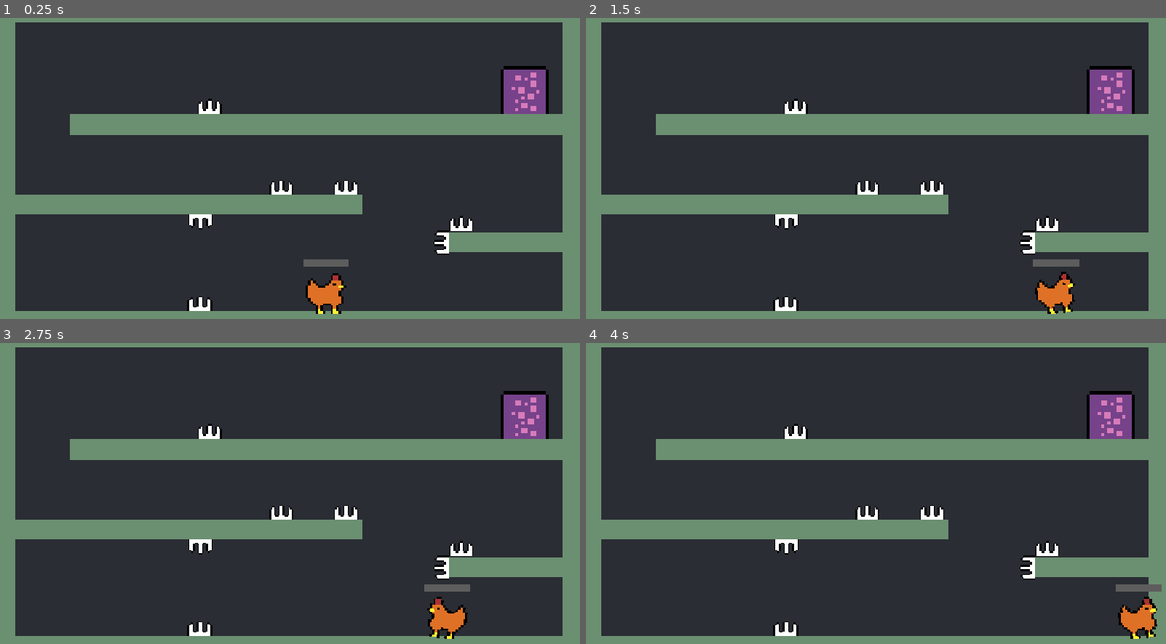
Above: before the commit, frames 1-4 (two rows, left to right).
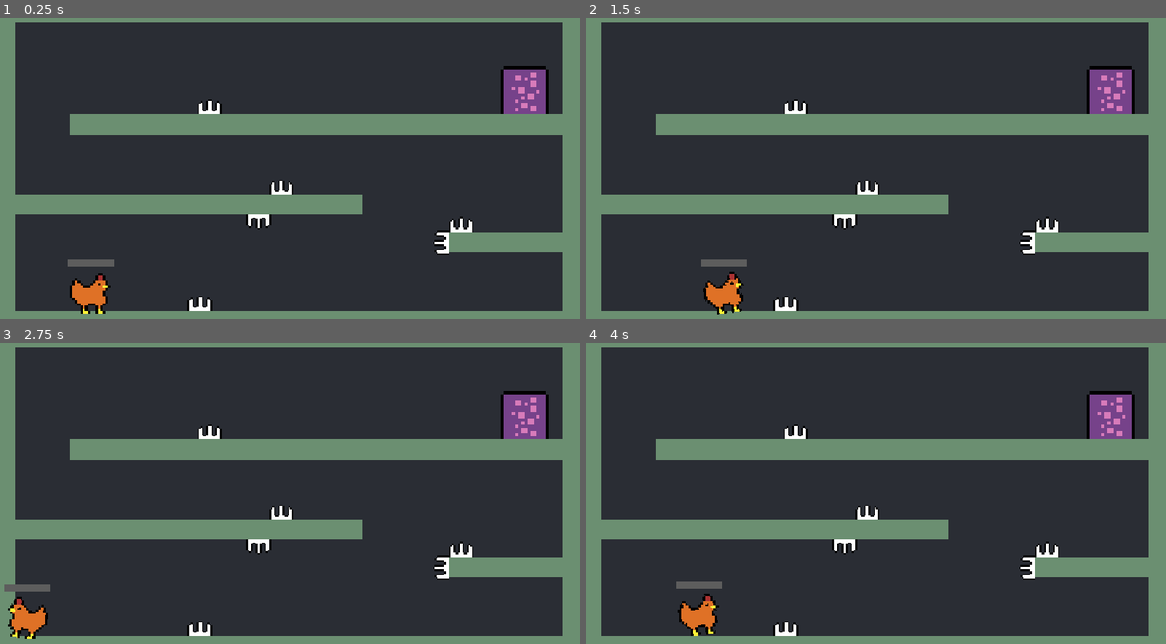
Above: after the commit, the same moments.

Repository: ernet9891/chicky-jump
Game: Godot game, scene res://scenes/levels/levels/level_3.tscn
Two runs of this game, one before a commit and one after it. Both use one fixed random seed, a clock stepped at 60 frames per second and the inputs below. This scene is started directly instead of the project's main scene.
Inputs:
- Up to frame 1 (0.25 s): no input
- Up to frame 2 (1.5 s): tap Enter (enter) at 0.5, 1.35 s; hold Enter (enter) 0.53-1.28 s; hold Right (ui_right) from 0.53 s (still down); tap Keypad Enter (ui_accept) at 0.77 s
- Up to frame 3 (2.75 s): tap Keypad Enter (ui_accept) at 1.52 s; release Right (ui_right) at 2.03 s; hold Left (ui_left) from 2.03 s (still down); hold Enter (enter) from 2.03 s (still down)
- Up to frame 4 (4 s): release Left (ui_left) at 2.78 s; release Enter (enter) at 2.78 s; hold Right (ui_right) from 2.78 s (still down); tap Enter (enter) at 2.85 s; tap Keypad Enter (ui_accept) at 3.02, 3.77 s; hold Enter (enter) from 3.53 s (still down)

The runs differ from the first frame. In frame 1, 2.1% of the frame differs, in the area x 11-82%, y 26-99%; in frame 2, 2.1%; in frame 3, 2.1%; in frame 4, 2.1%, in the area x 15-100%, y 26-99%.

Commit message:
Add files via upload

Diff:
--- a/scenes/levels/levels/level_2.tscn
+++ b/scenes/levels/levels/level_2.tscn
@@ -56,29 +56,29 @@
 current_level = "res://scenes/levels/levels/level_2.tscn"
 
 [node name="Spike6" parent="Spikes" unique_id=1713595215 instance=ExtResource("5_y8f4f")]
-position = Vector2(464, 605)
+position = Vector2(464, 603)
 scale = Vector2(3, 3)
 current_level = "res://scenes/levels/levels/level_2.tscn"
 
 [node name="Spike7" parent="Spikes" unique_id=1118654400 instance=ExtResource("5_y8f4f")]
-position = Vector2(814, 223)
+position = Vector2(814, 226)
 scale = Vector2(3, 3)
 current_level = "res://scenes/levels/levels/level_2.tscn"
 
 [node name="Spike8" parent="Spikes" unique_id=495841014 instance=ExtResource("5_y8f4f")]
-position = Vector2(643, 463)
+position = Vector2(643, 465)
 rotation = 3.1411338
 scale = Vector2(3, 3)
 current_level = "res://scenes/levels/levels/level_2.tscn"
 
 [node name="Spike9" parent="Spikes" unique_id=2052707506 instance=ExtResource("5_y8f4f")]
-position = Vector2(503.99997, 280.00003)
+position = Vector2(503.99997, 279.00003)
 rotation = 3.1411338
 scale = Vector2(3, 3)
 current_level = "res://scenes/levels/levels/level_2.tscn"
 
 [node name="Spike10" parent="Spikes" unique_id=60129422 instance=ExtResource("5_y8f4f")]
-position = Vector2(455, 225)
+position = Vector2(455, 226)
 scale = Vector2(3, 3)
 current_level = "res://scenes/levels/levels/level_2.tscn"
 
--- a/scenes/levels/levels/level_3.tscn
+++ b/scenes/levels/levels/level_3.tscn
@@ -18,7 +18,7 @@
 metadata/_edit_use_anchors_ = true
 
 [node name="Player" parent="." unique_id=231658779 instance=ExtResource("2_8japs")]
-position = Vector2(649, 615)
+position = Vector2(183, 595)
 
 [node name="LevelBlocks" type="Node" parent="." unique_id=1648487680]
 
@@ -53,23 +53,18 @@
 current_level = "res://scenes/levels/levels/level_3.tscn"
 
 [node name="Spike4" parent="Spikes" unique_id=1378823566 instance=ExtResource("4_sbbxg")]
-position = Vector2(419, 213.00003)
+position = Vector2(419, 214.00005)
 scale = Vector2(3, 3)
 current_level = "res://scenes/levels/levels/level_3.tscn"
 
 [node name="Spike5" parent="Spikes" unique_id=1264726899 instance=ExtResource("4_sbbxg")]
-position = Vector2(917, 445.00003)
+position = Vector2(917.00006, 447)
 scale = Vector2(3, 3)
 current_level = "res://scenes/levels/levels/level_3.tscn"
 
 [node name="Spike7" parent="Spikes" unique_id=819378601 instance=ExtResource("4_sbbxg")]
-position = Vector2(400.99994, 424)
+position = Vector2(516, 424)
 rotation = -3.1415927
-scale = Vector2(3, 3)
-current_level = "res://scenes/levels/levels/level_3.tscn"
-
-[node name="Spike2" parent="Spikes" unique_id=1633832086 instance=ExtResource("4_sbbxg")]
-position = Vector2(689, 373)
 scale = Vector2(3, 3)
 current_level = "res://scenes/levels/levels/level_3.tscn"
 
--- a/scenes/levels/levels/level_4.tscn
+++ b/scenes/levels/levels/level_4.tscn
@@ -54,18 +54,18 @@
 [node name="Spike6" parent="Spikes" unique_id=1672809931 instance=ExtResource("4_bykst")]
 position = Vector2(532, 372.00003)
 scale = Vector2(3, 3)
-current_level = "res://scenes/levels/levels/level_2.tscn"
+current_level = "res://scenes/levels/levels/level_4.tscn"
 
 [node name="Spike7" parent="Spikes" unique_id=169141594 instance=ExtResource("4_bykst")]
-position = Vector2(959, 386.00003)
+position = Vector2(957.00006, 409.00003)
 scale = Vector2(3, 3)
-current_level = "res://scenes/levels/levels/level_2.tscn"
+current_level = "res://scenes/levels/levels/level_4.tscn"
 
 [node name="Portal" parent="." unique_id=1564091836 instance=ExtResource("5_5kvo2")]
 position = Vector2(950, 561)
 next_level = "res://scenes/levels/levels/level_5.tscn"
 
 [node name="Spike4" parent="." unique_id=2143662011 instance=ExtResource("4_bykst")]
-position = Vector2(754, 569)
+position = Vector2(731, 603)
 scale = Vector2(3, 3)
 current_level = "res://scenes/levels/levels/level_2.tscn"
--- a/scenes/levels/levels/level_5.tscn
+++ b/scenes/levels/levels/level_5.tscn
@@ -5,10 +5,6 @@
 [ext_resource type="PackedScene" uid="uid://dpbxwfgjvh8jt" path="res://scenes/player/player.tscn" id="3_yhg6e"]
 [ext_resource type="PackedScene" uid="uid://kaa2no4fqeds" path="res://scenes/levels/objects/spike/spike.tscn" id="4_ilch0"]
 [ext_resource type="PackedScene" uid="uid://dai3wq8gglibf" path="res://scenes/levels/objects/portal/portal.tscn" id="5_2nvtr"]
-[ext_resource type="Script" uid="uid://bto4nk3focgpn" path="res://scenes/levels/objects/trap_area.gd" id="6_yhg6e"]
-
-[sub_resource type="RectangleShape2D" id="RectangleShape2D_e5kad"]
-size = Vector2(54, 52)
 
 [node name="Level5" type="Node2D" unique_id=869509307]
 
@@ -37,12 +33,12 @@
 scale = Vector2(8.67, 1)
 
 [node name="Block4" parent="Blocks" unique_id=1373973004 instance=ExtResource("2_2nvtr")]
-position = Vector2(760, 435.99994)
+position = Vector2(770, 423.99994)
 rotation = -0.7958701
 scale = Vector2(7.25, 1)
 
 [node name="Player" parent="." unique_id=231658779 instance=ExtResource("3_yhg6e")]
-position = Vector2(516, 400)
+position = Vector2(140, 520)
 
 [node name="Spike" type="Node" parent="." unique_id=1747005731]
 
@@ -76,12 +72,6 @@
 scale = Vector2(2.9999998, 2.9999998)
 current_level = "res://scenes/levels/levels/level_5.tscn"
 
-[node name="Spike7" parent="Spike" unique_id=235975921 instance=ExtResource("4_ilch0")]
-position = Vector2(630.00006, 444.00003)
-scale = Vector2(2.9999998, 2.9999998)
-current_level = "res://scenes/levels/levels/level_5.tscn"
-can_move = true
-
 [node name="Spike8" parent="Spike" unique_id=1704765954 instance=ExtResource("4_ilch0")]
 position = Vector2(820, 366.99988)
 rotation = -0.7958701
@@ -101,37 +91,37 @@
 current_level = "res://scenes/levels/levels/level_5.tscn"
 
 [node name="Spike11" parent="Spike" unique_id=1283056380 instance=ExtResource("4_ilch0")]
-position = Vector2(909, 350.99988)
+position = Vector2(904, 351)
 rotation = 2.3118932
 scale = Vector2(2.9999998, 2.9999998)
 current_level = "res://scenes/levels/levels/level_5.tscn"
 
 [node name="Spike12" parent="Spike" unique_id=614520222 instance=ExtResource("4_ilch0")]
-position = Vector2(947.0001, 313)
+position = Vector2(941.0001, 314.00003)
 rotation = 2.3118932
 scale = Vector2(2.9999998, 2.9999998)
 current_level = "res://scenes/levels/levels/level_5.tscn"
 
 [node name="Spike13" parent="Spike" unique_id=547309679 instance=ExtResource("4_ilch0")]
-position = Vector2(984, 275)
+position = Vector2(978, 275.99994)
 rotation = 2.3118932
 scale = Vector2(2.9999998, 2.9999998)
 current_level = "res://scenes/levels/levels/level_5.tscn"
 
 [node name="Spike14" parent="Spike" unique_id=615105773 instance=ExtResource("4_ilch0")]
-position = Vector2(1110.0001, 540.00006)
-rotation = -1.5576952
+position = Vector2(1111.0001, 540.00006)
+rotation = -1.5707964
 scale = Vector2(2.9999998, 2.9999998)
 current_level = "res://scenes/levels/levels/level_5.tscn"
 
 [node name="Spike15" parent="Spike" unique_id=1944451968 instance=ExtResource("4_ilch0")]
-position = Vector2(1106.0001, 442.00003)
-rotation = -1.6043707
+position = Vector2(1111.0001, 442.00003)
+rotation = -1.5707964
 scale = Vector2(2.9999998, 2.9999998)
 current_level = "res://scenes/levels/levels/level_5.tscn"
 
 [node name="Spike16" parent="Spike" unique_id=2026730873 instance=ExtResource("4_ilch0")]
-position = Vector2(760.00006, 566.00006)
+position = Vector2(760.00006, 567)
 rotation = -0.01640892
 scale = Vector2(2.9999998, 2.9999998)
 current_level = "res://scenes/levels/levels/level_5.tscn"
@@ -139,13 +129,3 @@
 [node name="Portal" parent="." unique_id=1564091836 instance=ExtResource("5_2nvtr")]
 position = Vector2(562, 525)
 next_level = "res://scenes/end/end_scene.tscn"
-
-[node name="TrapArea" type="Area2D" parent="." unique_id=1829731783]
-position = Vector2(626, 388)
-script = ExtResource("6_yhg6e")
-
-[node name="CollisionShape2D" type="CollisionShape2D" parent="TrapArea" unique_id=1953576095]
-position = Vector2(3, -1)
-shape = SubResource("RectangleShape2D_e5kad")
-
-[connection signal="body_entered" from="TrapArea" to="TrapArea" method="_on_body_entered"]
--- a/scenes/player/player.gd
+++ b/scenes/player/player.gd
@@ -99,7 +99,3 @@
 func apply_grav(delta: float) -> void:
 	if not is_on_floor():
 		velocity.y += jump_grav * delta
-
-
-func _on_trap_area_body_entered(body: Node2D) -> void:
-	pass # Replace with function body.
